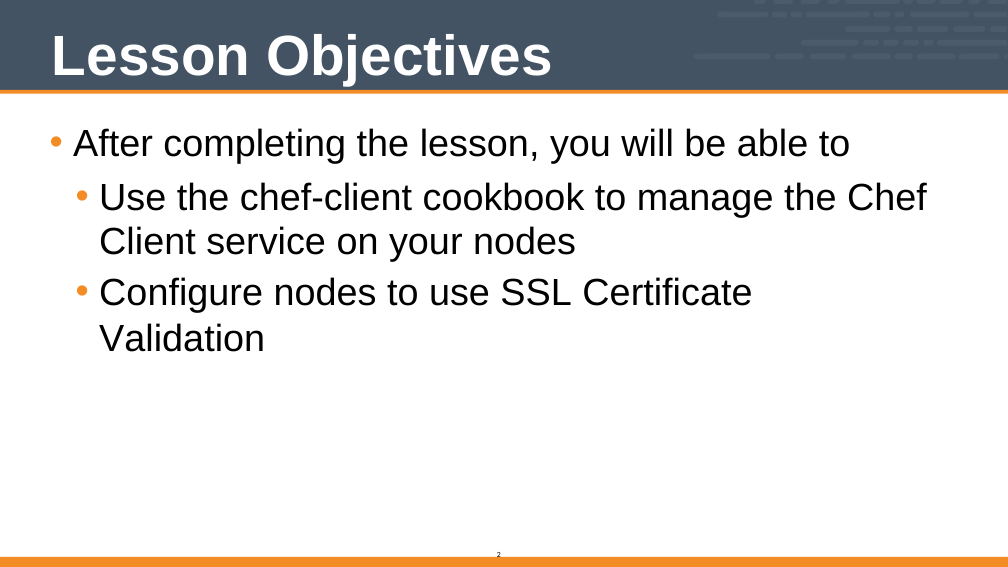
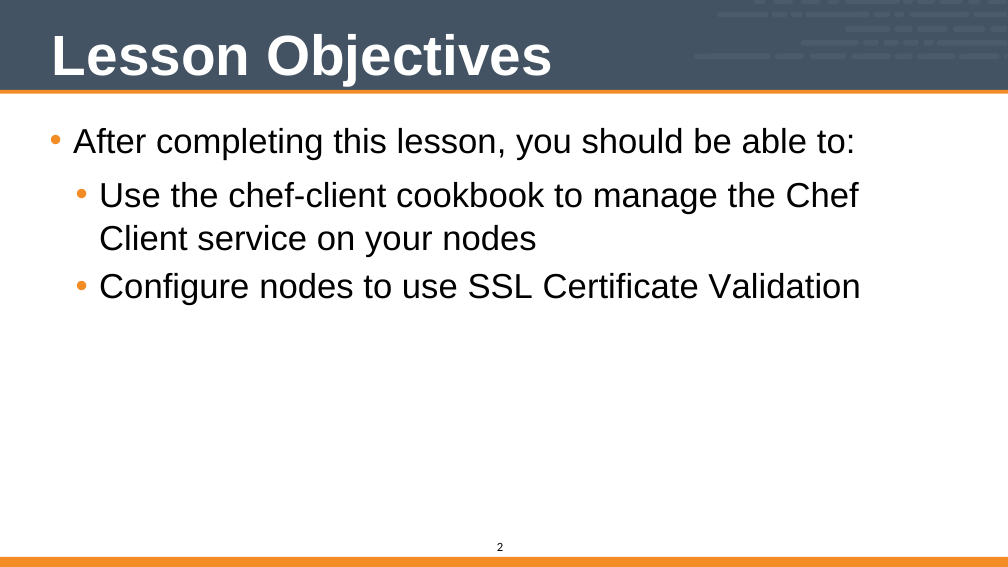
Before and after one commit to vinyar/chef-intermediate, a slide deck: slide 2 of Modules/03-Chef_Intermediate.pptx. Drawn at 1008x567 pixels with LibreOffice and Linux fonts; fonts in the diff are those of the drawing. Boxes give left, top, right and bottom in pixels: in the first picture for what was removed or moved away, otherwise in the second. Text is boxed around its words. In the diff, an @@ line names an element or a change of style, - is before the commit and + after.

```diff
--- a/Modules/03-Chef_Intermediate.pptx
+++ b/Modules/03-Chef_Intermediate.pptx
@@ text at (73,128,856,160): text changed; size 48 to 44 pt @@
-• After completing the lesson, you will be able to
+• After completing this lesson, you should be able to:
@@ text at (99,182,860,306): size 48 to 44 pt in "Use the chef-client cookbook to manage the ...", "Configure nodes to use SSL Certificate Validation" @@
@@ page number: place and size @@
-page number at (497,551,501,560)
+page number at (497,543,503,551)
@@ page number at (497,543,503,551): size 10 to 16 pt @@
```
Also in this commit, not shown: 17 other slides changed.
